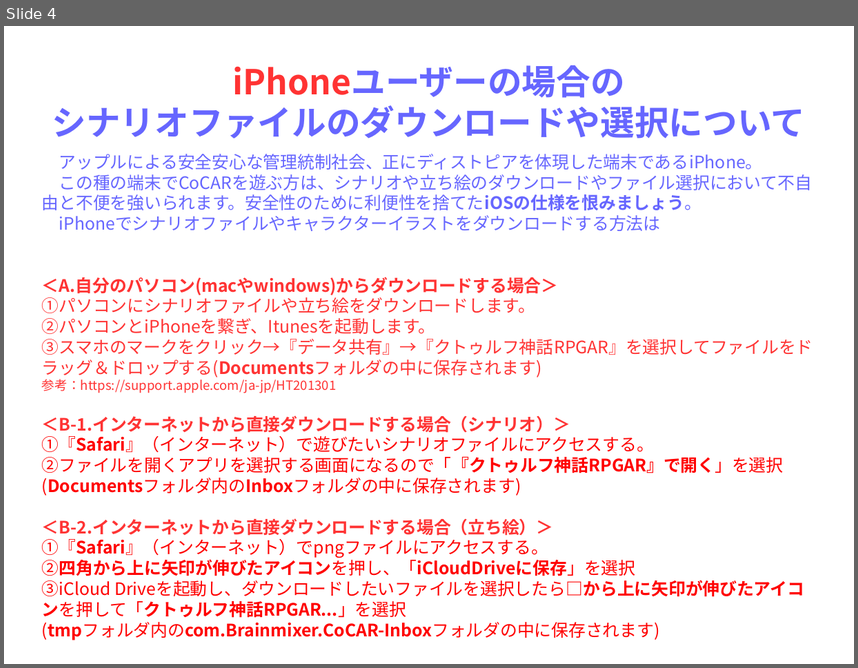
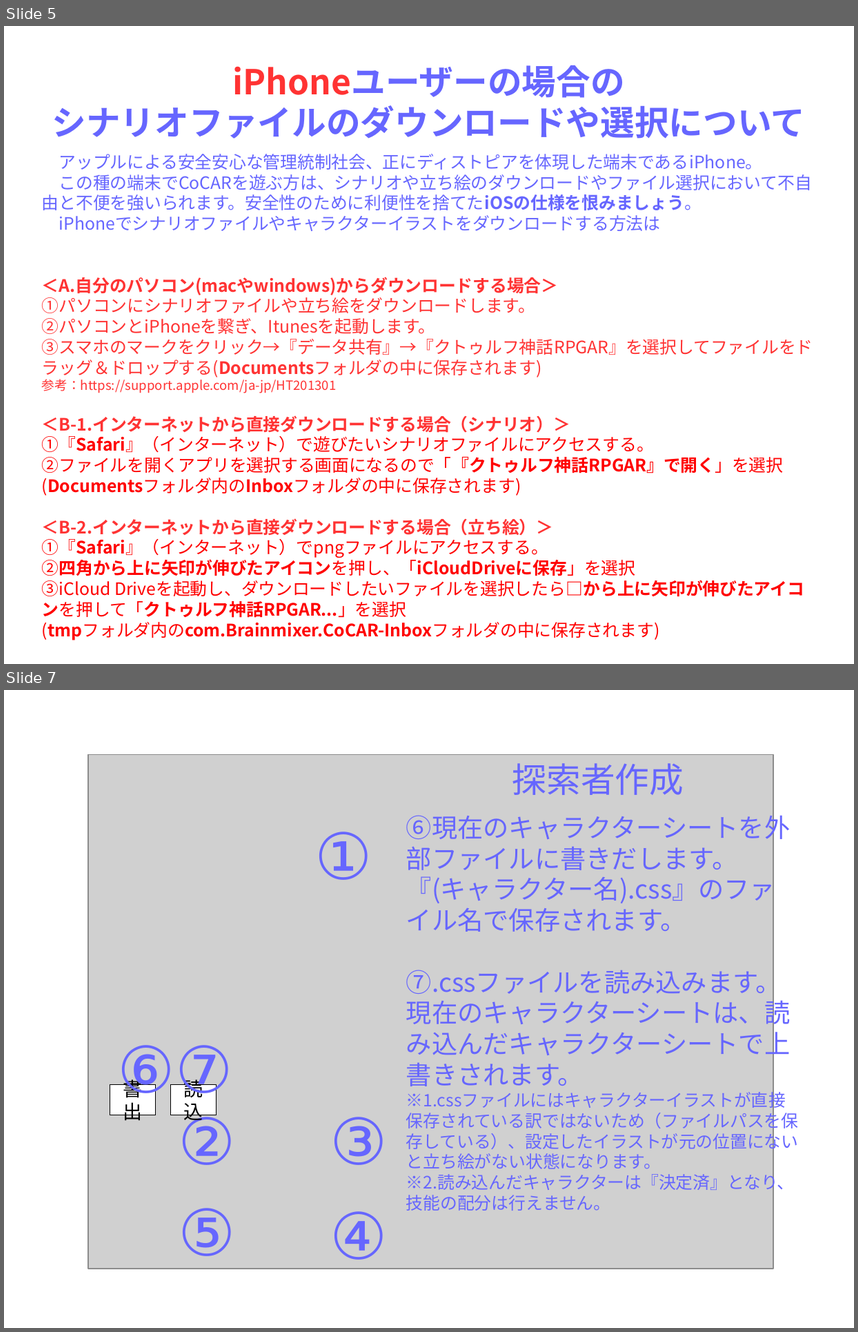
Before and after one commit to HidehiroNomoto/CoCARScenario, a slide deck: CoCScenario/説明書/新規 OpenDocument プレゼンテーション.odp. Shown one above the other, each under a label of ours: slide 4 before the commit, slides 5 and 7 after it; the slides between them are not shown. The pictures are 858x668 and 858x1332 pixels, drawn with LibreOffice and Linux fonts; fonts in the diff are those of the drawing; grey boxes stand for pictures. Boxes give left, top, right and bottom in pixels: in the first picture for what was removed or moved away, otherwise in the second. Text is boxed around its words. In the diff, an @@ line names an element or a change of style, - is before the commit and + after.

```diff
--- a/CoCScenario/説明書/新規 OpenDocument プレゼンテーション.odp
+++ b/CoCScenario/説明書/新規 OpenDocument プレゼンテーション.odp
@@ slide 7 added at bbox=[4, 690, 854, 1328], background #FFFFFF @@
@@ picture added at bbox=[88, 754, 774, 1268] @@
@@ text added at bbox=[513, 763, 684, 795], 32 pt, text #6666FF @@
+探索者作成
@@ text added at bbox=[315, 831, 372, 880], 60 pt, text #6666FF @@
+①
@@ text added at bbox=[406, 847, 799, 1210], 16 pt, text #6666FF @@
+⑥現在のキャラクターシートを外部ファイルに書きだします。『(キャラクター名).css』のファイル名で保存されます。
+⑦.cssファイルを読み込みます。現在のキャラクターシートは、読み込んだキャラクターシートで上書きされます。
+※1.cssファイルにはキャラクターイラストが直接保存されている訳ではないため（ファイルパスを保存している）、設定したイラストが元の位置にないと立ち絵がない状態になります。
+※2.読み込んだキャラクターは『決定済』となり、技能の配分は行えません。
@@ text added at bbox=[118, 1045, 233, 1105], 60 pt, text #6666FF @@
+⑥⑦
@@ rectangle added at bbox=[110, 1085, 156, 1115], fill #FFFFFF, outline #000000 0 pt, 18 pt, text #000000 @@
+書出
@@ rectangle added at bbox=[172, 1085, 217, 1115], fill #FFFFFF, outline #000000 0 pt, 18 pt, text #000000 @@
+読込
@@ text added at bbox=[179, 1112, 236, 1165], 60 pt, text #6666FF @@
+②
@@ text added at bbox=[330, 1116, 388, 1165], 60 pt, text #6666FF @@
+③
@@ text added at bbox=[179, 1208, 236, 1268], 60 pt, text #6666FF @@
+⑤
@@ text added at bbox=[330, 1211, 388, 1272], 60 pt, text #6666FF @@
+④
@@ what was slide 4 is now slide 5 @@
```
Also in this commit, not shown: 3 slides changed, 1 other slide added, 10 other files.
